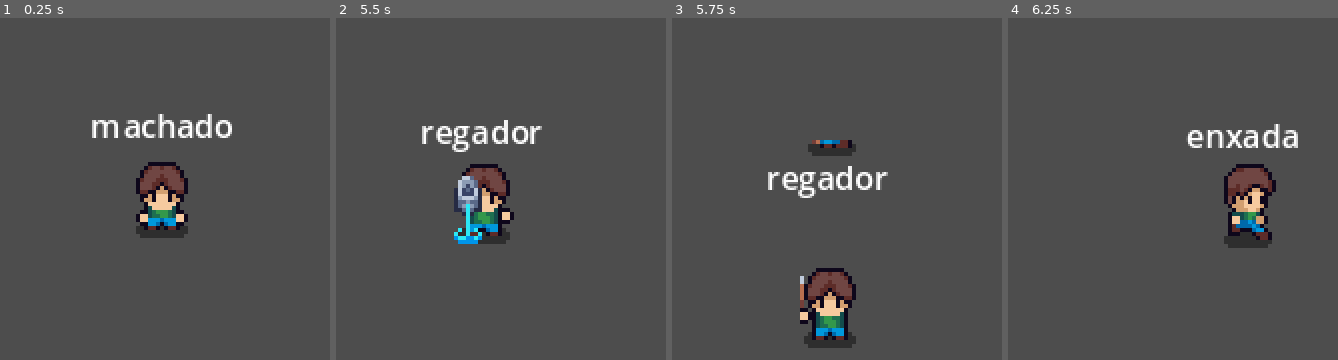
Above: before the commit, frames 1-4 (left to right).
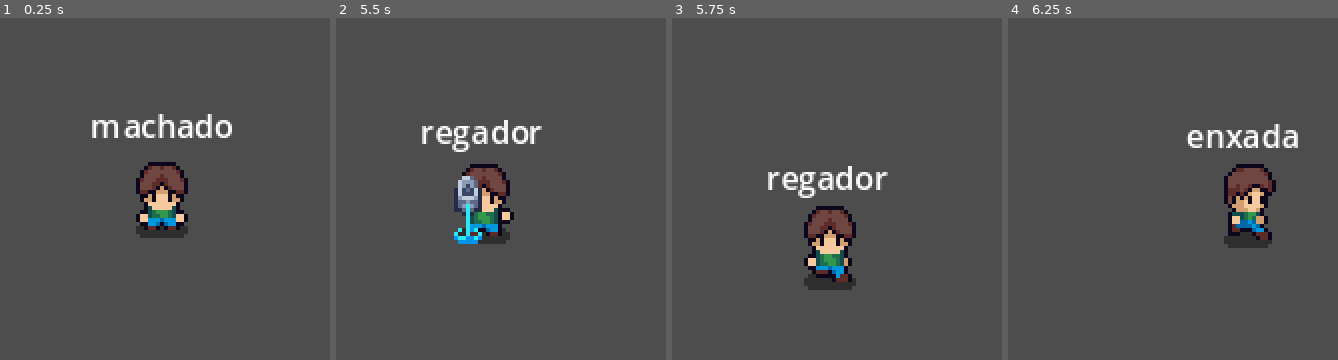
Above: after the commit, the same moments.

Repository: eldercamposds/SwordFantasy
Game: Godot game, scene res://swordFantasy/personagem/personagem.tscn
Same seed, same stepped clock (60 frames per second), same inputs: the game is played once before the commit and once after it.
Inputs (mouse positions are in pixels of both pictures, inside the frame that each line leads up to):
- Up to frame 1 (0.25 s): no input
- Up to frame 2 (5.5 s): move the mouse to (outside the picture) at 0.52 s; hold D (mover_direita) 0.53-1.28 s; click (outside the picture) at 0.6 s; move the mouse to (outside the picture) at 1.27 s; hold S (mover_baixo) 1.28-2.03 s; tap one key every 0.75 s from 1.35 s: 4 (enxada) 1 (espada) 3 (machado) 2 (picareta) 5 (regador); move the mouse to (626, 62) at 2.02 s; hold D (mover_direita) 2.03-2.78 s; move the mouse to (outside the picture) at 2.77 s; hold W (mover_cima) 2.78-3.53 s; move the mouse to (outside the picture) at 3.52 s; hold A (mover_esquerda) 3.53-5.03 s; move the mouse to (outside the picture) at 4.27 s; move the mouse to (560, 230) at 5.02 s; hold S (mover_baixo) from 5.03 s (still down); click (560, 230) at 5.1 s
- Up to frame 3 (5.75 s): keep holding S (mover_baixo)
- Up to frame 4 (6.25 s): move the mouse to (outside the picture) at 5.77 s; release S (mover_baixo) at 5.78 s; hold D (mover_direita) from 5.78 s (still down); tap 4 (enxada) at 5.85 s

Frames 1-2 are identical in both runs. In frame 3, 6.3% of the frame differs, in the area x 38-56%, y 35-97%; in frame 4, nothing differs.

Commit message:
Animacoes - Niveis - Terrenos
Corrigindo animaçoes, criado cena de nivel e terreno

Diff:
--- a/swordFantasy/personagem/personagem.gd
+++ b/swordFantasy/personagem/personagem.gd
@@ -69,7 +69,7 @@
 func _animar() -> void:
 	if _pode_atacar == false:
 		return
-	if velocity :
+	if velocity:
 		_animador_do_personagem.play("andando" + _sufixo_da_animacao)
 		return
 	_animador_do_personagem.play("parado" + _sufixo_da_animacao)
--- a/swordFantasy/personagem/personagem.tscn
+++ b/swordFantasy/personagem/personagem.tscn
@@ -156,6 +156,18 @@
 "update": 1,
 "values": [false]
 }
+tracks/5/type = "value"
+tracks/5/imported = false
+tracks/5/enabled = true
+tracks/5/path = NodePath("Sprite2D:texture")
+tracks/5/interp = 1
+tracks/5/loop_wrap = true
+tracks/5/keys = {
+"times": PackedFloat32Array(0),
+"transitions": PackedFloat32Array(1),
+"update": 1,
+"values": [ExtResource("2_1amcu")]
+}
 
 [sub_resource type="Animation" id="Animation_1ou3i"]
 resource_name = "andando_cima"
@@ -864,18 +876,6 @@
 "update": 1,
 "values": [true, false, true]
 }
-tracks/6/type = "value"
-tracks/6/imported = false
-tracks/6/enabled = true
-tracks/6/path = NodePath("Sprite2D:texture")
-tracks/6/interp = 1
-tracks/6/loop_wrap = true
-tracks/6/keys = {
-"times": PackedFloat32Array(0),
-"transitions": PackedFloat32Array(1),
-"update": 1,
-"values": [ExtResource("2_1amcu")]
-}
 
 [sub_resource type="Animation" id="Animation_1mnuv"]
 resource_name = "atacando_espada_direita"
@@ -953,18 +953,6 @@
 "update": 1,
 "values": [true, false, true]
 }
-tracks/6/type = "value"
-tracks/6/imported = false
-tracks/6/enabled = true
-tracks/6/path = NodePath("Sprite2D:texture")
-tracks/6/interp = 1
-tracks/6/loop_wrap = true
-tracks/6/keys = {
-"times": PackedFloat32Array(0),
-"transitions": PackedFloat32Array(1),
-"update": 1,
-"values": [ExtResource("2_1amcu")]
-}
 
 [sub_resource type="Animation" id="Animation_p12fs"]
 resource_name = "atacando_espada_esquerda"
@@ -1041,18 +1029,6 @@
 "transitions": PackedFloat32Array(1, 1, 1),
 "update": 1,
 "values": [true, false, true]
-}
-tracks/6/type = "value"
-tracks/6/imported = false
-tracks/6/enabled = true
-tracks/6/path = NodePath("Sprite2D:texture")
-tracks/6/interp = 1
-tracks/6/loop_wrap = true
-tracks/6/keys = {
-"times": PackedFloat32Array(0),
-"transitions": PackedFloat32Array(1),
-"update": 1,
-"values": [ExtResource("2_1amcu")]
 }
 
 [sub_resource type="Animation" id="Animation_alorh"]
--- /dev/null
+++ b/swordFantasy/terreno.tscn
@@ -0,0 +1,123 @@
+[gd_scene load_steps=19 format=3 uid="uid://db64oqpj461qo"]
+
+[ext_resource type="Texture2D" path="res://swordFantasy/terreno/Tiles/Beach_Tile.png" id="1_7ge3o"]
+[ext_resource type="Texture2D" path="res://swordFantasy/terreno/Tiles/Cliff_Tile.png" id="2_20bwl"]
+[ext_resource type="Texture2D" path="res://swordFantasy/terreno/Tiles/Grass_Middle.png" id="3_d0kku"]
+[ext_resource type="Texture2D" path="res://swordFantasy/terreno/Tiles/Path_Tile.png" id="4_minms"]
+[ext_resource type="Texture2D" path="res://swordFantasy/terreno/Tiles/Path_Middle.png" id="5_jpa1h"]
+[ext_resource type="Texture2D" path="res://swordFantasy/terreno/Tiles/Water_Middle.png" id="6_wurj5"]
+[ext_resource type="Texture2D" path="res://swordFantasy/terreno/Tiles/Water_Tile.png" id="7_bx35e"]
+
+[sub_resource type="TileSetAtlasSource" id="TileSetAtlasSource_oamto"]
+texture = ExtResource("1_7ge3o")
+0:0/0 = 0
+1:0/0 = 0
+2:0/0 = 0
+3:0/0 = 0
+4:0/0 = 0
+0:1/0 = 0
+1:1/0 = 0
+2:1/0 = 0
+3:1/0 = 0
+4:1/0 = 0
+0:2/0 = 0
+1:2/0 = 0
+2:2/0 = 0
+
+[sub_resource type="TileSet" id="TileSet_q004p"]
+sources/0 = SubResource("TileSetAtlasSource_oamto")
+
+[sub_resource type="TileSetAtlasSource" id="TileSetAtlasSource_fsoss"]
+texture = ExtResource("2_20bwl")
+0:0/0 = 0
+1:0/0 = 0
+2:0/0 = 0
+0:1/0 = 0
+1:1/0 = 0
+2:1/0 = 0
+0:2/0 = 0
+1:2/0 = 0
+2:2/0 = 0
+0:3/0 = 0
+1:3/0 = 0
+0:4/0 = 0
+1:4/0 = 0
+0:5/0 = 0
+1:5/0 = 0
+2:5/0 = 0
+
+[sub_resource type="TileSetAtlasSource" id="TileSetAtlasSource_jc8id"]
+texture = ExtResource("3_d0kku")
+0:0/0 = 0
+
+[sub_resource type="TileSet" id="TileSet_nnupt"]
+sources/0 = SubResource("TileSetAtlasSource_fsoss")
+sources/1 = SubResource("TileSetAtlasSource_jc8id")
+
+[sub_resource type="TileSetAtlasSource" id="TileSetAtlasSource_mljal"]
+texture = ExtResource("4_minms")
+0:0/0 = 0
+1:0/0 = 0
+2:0/0 = 0
+0:1/0 = 0
+1:1/0 = 0
+2:1/0 = 0
+0:2/0 = 0
+1:2/0 = 0
+2:2/0 = 0
+0:3/0 = 0
+1:3/0 = 0
+0:4/0 = 0
+1:4/0 = 0
+0:5/0 = 0
+1:5/0 = 0
+2:5/0 = 0
+
+[sub_resource type="TileSetAtlasSource" id="TileSetAtlasSource_qf0c5"]
+texture = ExtResource("5_jpa1h")
+0:0/0 = 0
+
+[sub_resource type="TileSet" id="TileSet_ub2q5"]
+sources/0 = SubResource("TileSetAtlasSource_mljal")
+sources/1 = SubResource("TileSetAtlasSource_qf0c5")
+
+[sub_resource type="TileSetAtlasSource" id="TileSetAtlasSource_swf1f"]
+texture = ExtResource("6_wurj5")
+0:0/0 = 0
+
+[sub_resource type="TileSetAtlasSource" id="TileSetAtlasSource_mdbsr"]
+texture = ExtResource("7_bx35e")
+0:0/0 = 0
+1:0/0 = 0
+2:0/0 = 0
+0:1/0 = 0
+1:1/0 = 0
+2:1/0 = 0
+0:2/0 = 0
+1:2/0 = 0
+2:2/0 = 0
+0:3/0 = 0
+1:3/0 = 0
+0:4/0 = 0
+1:4/0 = 0
+0:5/0 = 0
+1:5/0 = 0
+2:5/0 = 0
+
+[sub_resource type="TileSet" id="TileSet_ojk0t"]
+sources/0 = SubResource("TileSetAtlasSource_swf1f")
+sources/1 = SubResource("TileSetAtlasSource_mdbsr")
+
+[node name="Terreno" type="Node2D"]
+
+[node name="Praia" type="TileMapLayer" parent="."]
+tile_set = SubResource("TileSet_q004p")
+
+[node name="Montanha" type="TileMapLayer" parent="."]
+tile_set = SubResource("TileSet_nnupt")
+
+[node name="CaminhoDeTerra" type="TileMapLayer" parent="."]
+tile_set = SubResource("TileSet_ub2q5")
+
+[node name="Agua" type="TileMapLayer" parent="."]
+tile_set = SubResource("TileSet_ojk0t")
